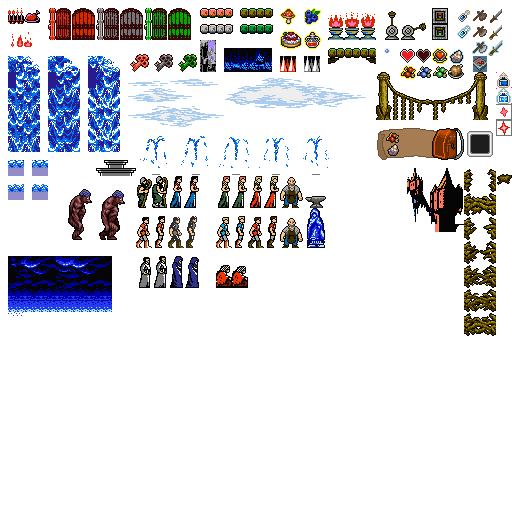
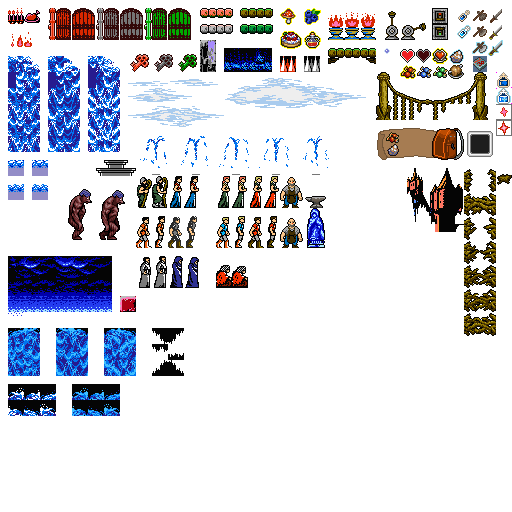
Two versions of the same layered image (512px x 512px). Layer-by-layer changes:
renamed "Layer 62" to "Layer 77", moved it above "Layer 86", painted on it over [8, 296, 184, 336]
added layer "Layer 86" above "Layer 79" over [8, 384, 120, 416]
added layer "Layer 79" above "Layer 67" over [8, 328, 184, 376]
painted on "Layer 66" over [8, 296, 184, 361]
